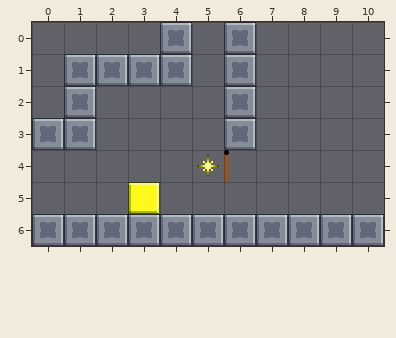
Tiled map (JSON): Assets/Level_Editor/TileMap/Froom_1.tmj. The first picture shows the starting point.
Cells are 32x32 px. Shown: x 0..10, y 0..6.
New version:
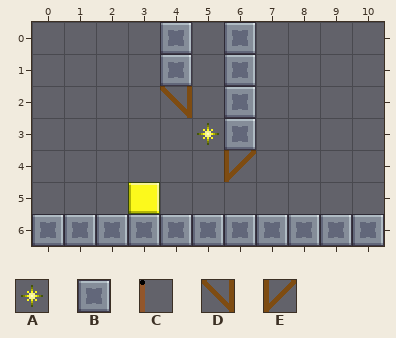
Key: from "tileSet": A 20, B 33, C 92, D 116, E 117.
_ is an empty cell.
Diff:
Layer "Blocks":
y 1: x 1..3 BBB -> ___
y 2: x 1 B -> _; x 4 _ -> D
y 3: x 0..1 BB -> __
y 4: x 6 _ -> E
Layer "Overlap":
y 3: x 5 _ -> A
y 4: x 5..6 AC -> __
